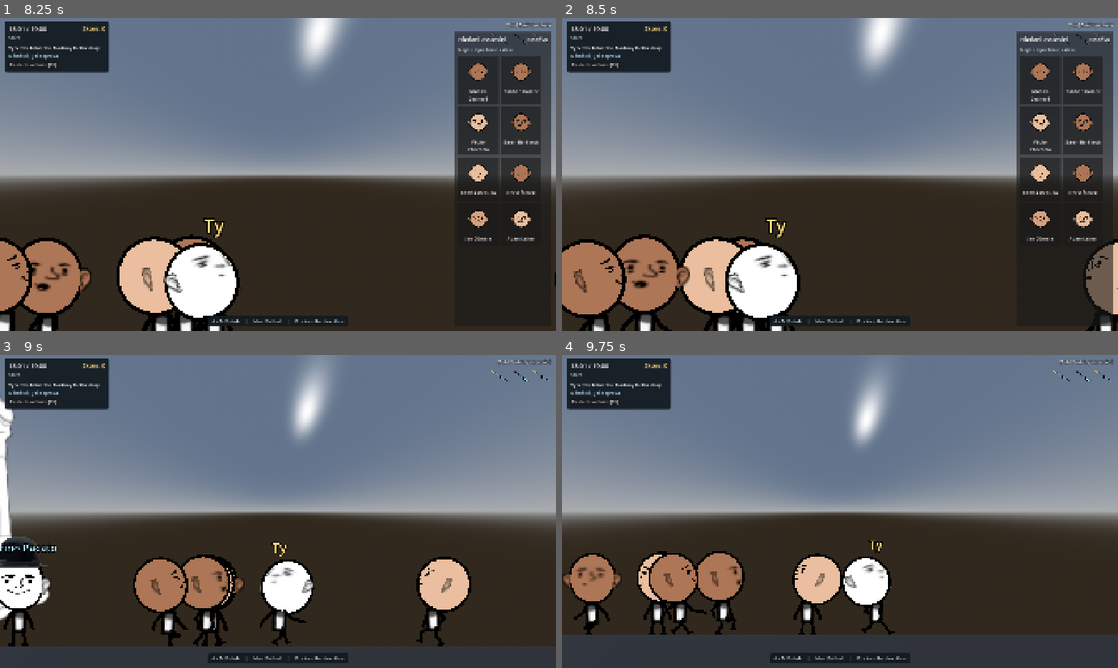
Above: before the commit, frames 1-4 (two rows, left to right).
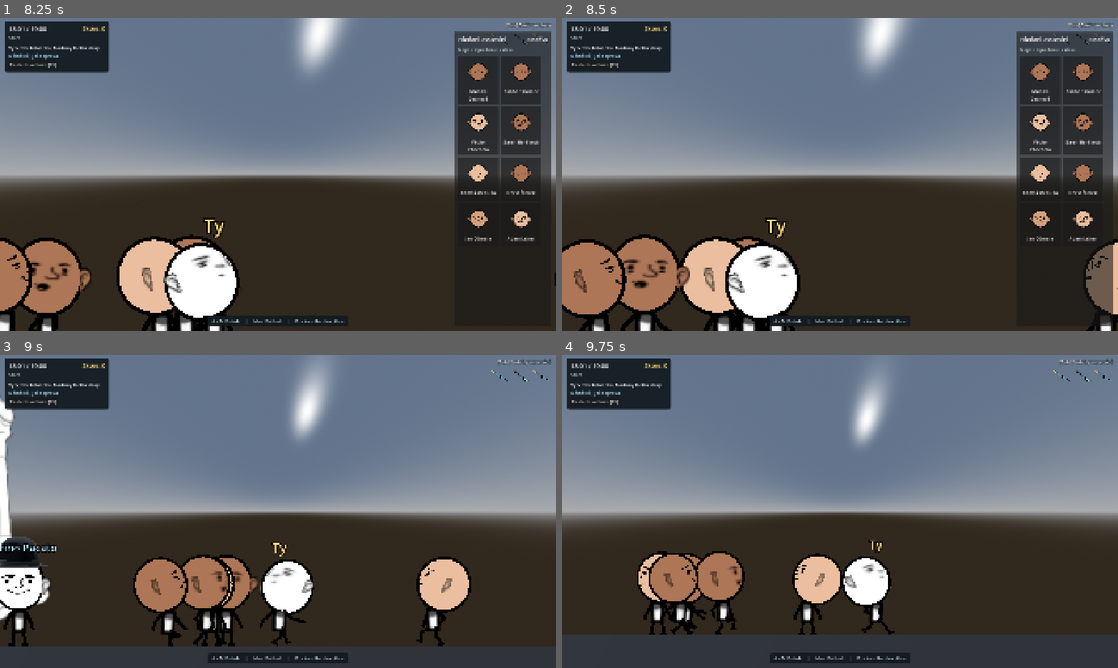
Above: after the commit, the same moments.

Repository: JosefAmbruz/nebezpecny-ukol
Game: Godot game, scene res://src/ui/title_screen.tscn
The game is run twice, just before and just after one commit, with the same random seed, the same clock (stepped at 60 frames per second) and the same inputs.
Inputs (mouse positions are in pixels of both pictures, inside the frame that each line leads up to):
- Up to frame 1 (8.25 s): click "Hrát" at 0.5 s; click "Restartovat kolo [F5]" at 1.25 s; click "Restartovat kolo [F5]" at 2 s; click "Restartovat kolo [F5]" at 2.75 s; tap Enter at 3.5, 6.6 s; move the mouse to (400, 158) at 3.52 s; press the mouse at (400, 158) at 3.53 s; hold D (move_right) 3.53-4.28 s; move the mouse to (166, 190) at 4.27 s; release the mouse at (166, 190) at 4.28 s; hold A (move_left) 4.28-5.03 s; tap E (lean) at 4.35, 8.1 s; move the mouse to (333, 105) at 5.02 s; hold Tab (toggle_assassin_list) 5.03-5.78 s; hold D (move_right) 5.03-6.53 s; move the mouse to (250, 237) at 5.77 s; tap F at 5.85 s; click (250, 237) at 5.92 s; tap Space at 6.5 s; move the mouse to (444, 221) at 6.52 s; hold A (move_left) from 6.53 s (still down); move the mouse to (111, 127) at 7.27 s; click (111, 127) at 7.35 s; move the mouse to (305, 174) at 8.02 s; click (305, 174) at 8.17 s
- Up to frame 2 (8.5 s): keep holding A (move_left)
- Up to frame 3 (9 s): move the mouse to (194, 433) at 8.77 s; release A (move_left) at 8.78 s; hold D (move_right) from 8.78 s (still down); tap Tab (toggle_assassin_list) at 8.85 s
- Up to frame 4 (9.75 s): keep holding D (move_right); move the mouse to (962, 495) at 9.52 s; tap F at 9.6 s

Frame 1 is identical in both runs. In frame 2, less than 0.1% of the frame differs, in the area x 30-37%, y 69-99%; in frame 3, 0.8%; in frame 4, 1.6%, in the area x 0-26%, y 63-90%.

Commit message:
feat: Add subtle stalking cues

Diff:
--- a/src/characters/npc_base.gd
+++ b/src/characters/npc_base.gd
@@ -225,6 +225,10 @@
 		velocity.x = 0.0
 		_idle_timer = randf_range(idle_time_range.x, idle_time_range.y)
 		_reset_glance_timer()
+		if not is_assassin and randf() < 0.3:
+			var player := get_tree().get_first_node_in_group(&"player") as Player
+			if is_instance_valid(player) and player.is_alive and absf(player.global_position.x - global_position.x) <= detect_range:
+				_looking_right = player.global_position.x >= global_position.x
 	else:
 		_move_horizontally(signf(dist), walk_speed * _wander_speed_factor)
 
@@ -301,7 +305,7 @@
 		return false
 	_exit_lean()
 	_stalk_target = target
-	_stalk_pause_timer = 0.0
+	_stalk_pause_timer = 0.7
 	_stalk_time_left = STALK_TIME_LIMIT
 	state = State.STALK
 	return true
@@ -343,6 +347,12 @@
 		_abort_attack()
 		return
 
+	if _stalk_pause_timer > 0.0:
+		velocity.x = 0.0
+		_looking_right = dist_x >= 0.0
+		_stalk_pause_timer -= delta
+		return
+
 	if _target_is_looking_at_me(_stalk_target):
 		velocity.x = 0.0
 		_looking_right = dist_x < 0.0
@@ -358,11 +368,6 @@
 		return
 
 	# Simuluje nenápadnou chůzi (občas krátce zastaví), ale postupně se přibližuje
-	if _stalk_pause_timer > 0.0:
-		velocity.x = 0.0
-		_stalk_pause_timer -= delta
-		return
-
 	if abs_dist > attack_range * 0.75:
 		_move_horizontally(signf(dist_x), walk_speed * 0.95)
 		if randf() < 0.25 * delta:
--- a/tests/test_npc_behavior.gd
+++ b/tests/test_npc_behavior.gd
@@ -32,6 +32,9 @@
 
 	player._looking_right = false
 	assassin._process_stalk(0.1)
+	assert(assassin.state == NpcBase.State.STALK and assassin.velocity.x == 0.0 and assassin._looking_right)
+	assassin._process_stalk(0.7)
+	assassin._process_stalk(0.1)
 	assert(assassin.state == NpcBase.State.STALK and assassin.velocity.x < 0.0)
 	player._looking_right = true
 	assassin._process_stalk(0.1)
@@ -53,6 +56,17 @@
 	assassin._process_stalk(0.1)
 	assert(assassin.state == NpcBase.State.WANDER)
 
+	witness.position.x = 2.0
+	seed(12345)
+	for i in 100:
+		witness._idle_timer = 0.0
+		witness._wander_target_x = witness.position.x
+		witness._looking_right = true
+		witness._process_wander(0.1)
+		if not witness._looking_right:
+			break
+	assert(not witness._looking_right)
+
 	distant_civilian.position.x = distant_civilian.level_max_x
 	distant_civilian._pick_new_wander_target()
 	assert(distant_civilian._wander_target_x < distant_civilian.position.x)
